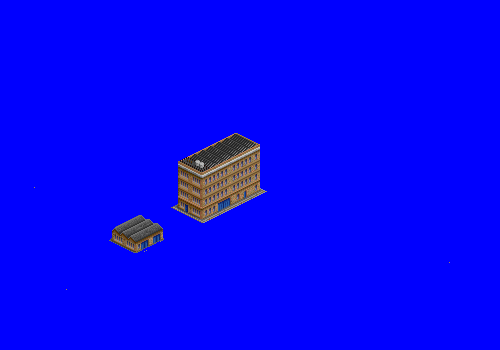
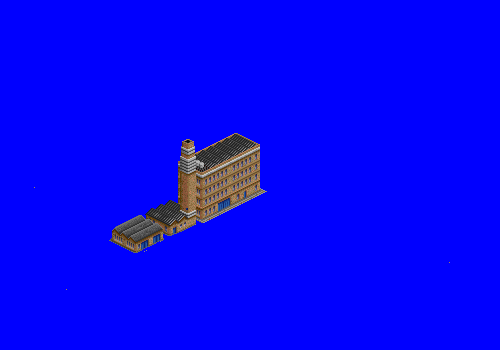
Revision of a layered 500×350 image; what changed, layer by layer:
showed group "boilerhouse" (1st of 2) (3 layers) over [145, 139, 196, 236]
